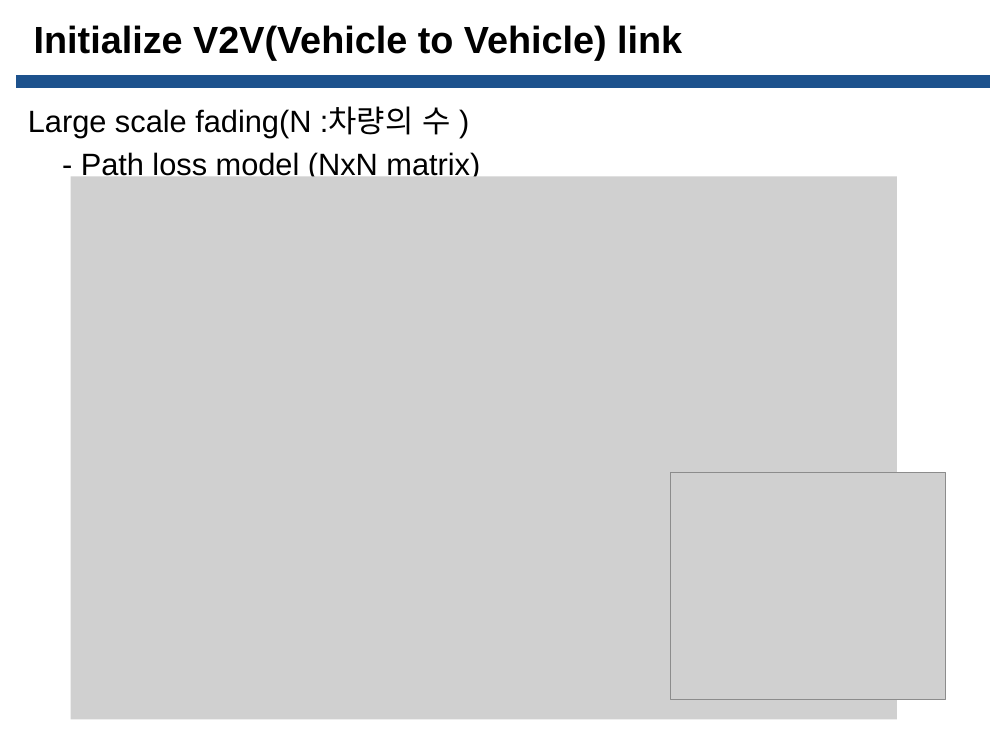
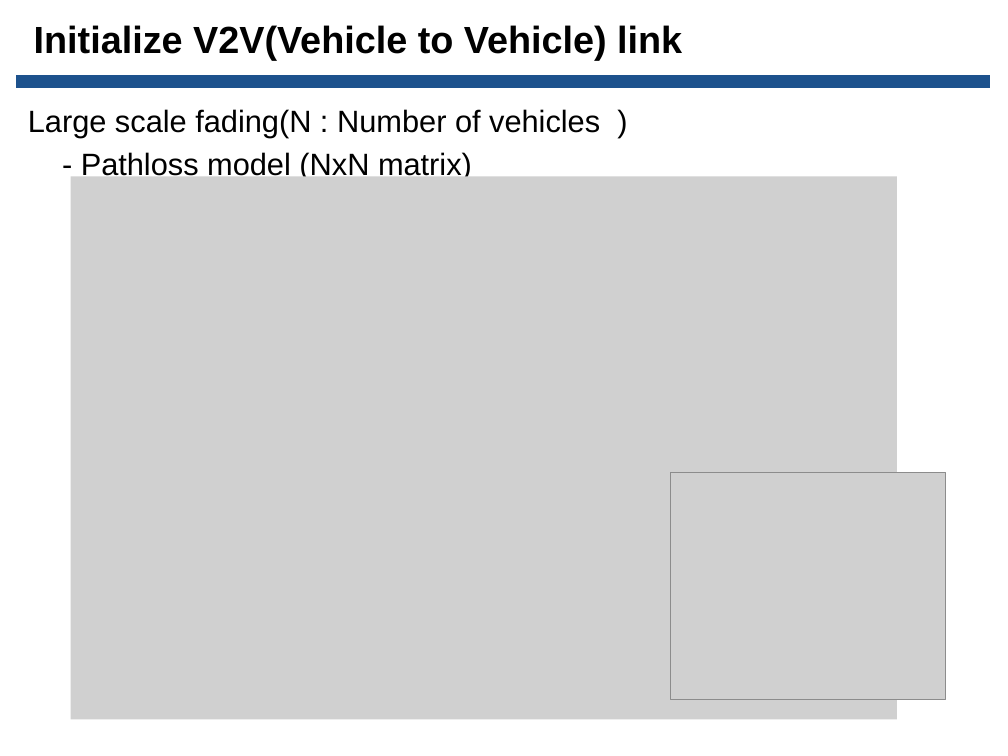
Before and after one commit to Donghee123/MS, a slide deck: slide 14 of V2V DQN Study/C-V2X 3GPP Release 14 채널 시뮬레이션 ppt/20210915_C-V2X 3GPP Release 14 채널 시뮬레이션_한동희_발표자료.pptx. Drawn at 1008x756 pixels with LibreOffice and Linux fonts; fonts in the diff are those of the drawing; grey boxes stand for pictures; background and template pictures are left out. Boxes give left, top, right and bottom in pixels: in the first picture for what was removed or moved away, otherwise in the second. Text is boxed around its words. In the diff, an @@ line names an element or a change of style, - is before the commit and + after.

```diff
--- a/V2V DQN Study/C-V2X 3GPP Release 14 채널 시뮬레이션 ppt/20210915_C-V2X 3GPP Release 14 채널 시뮬레이션_한동희_발표자료.pptx
+++ b/V2V DQN Study/C-V2X 3GPP Release 14 채널 시뮬레이션 ppt/20210915_C-V2X 3GPP Release 14 채널 시뮬레이션_한동희_발표자료.pptx
@@ text at [28,109,600,180]: text changed @@
-Large scale fading(N :차량의 수 )
-- Path loss model (NxN matrix)
+Large scale fading(N : Number of vehicles )
+- Pathloss model (NxN matrix)
```
Also in this commit, not shown: 5 other slides changed, 10 slides added, 1 other file.
